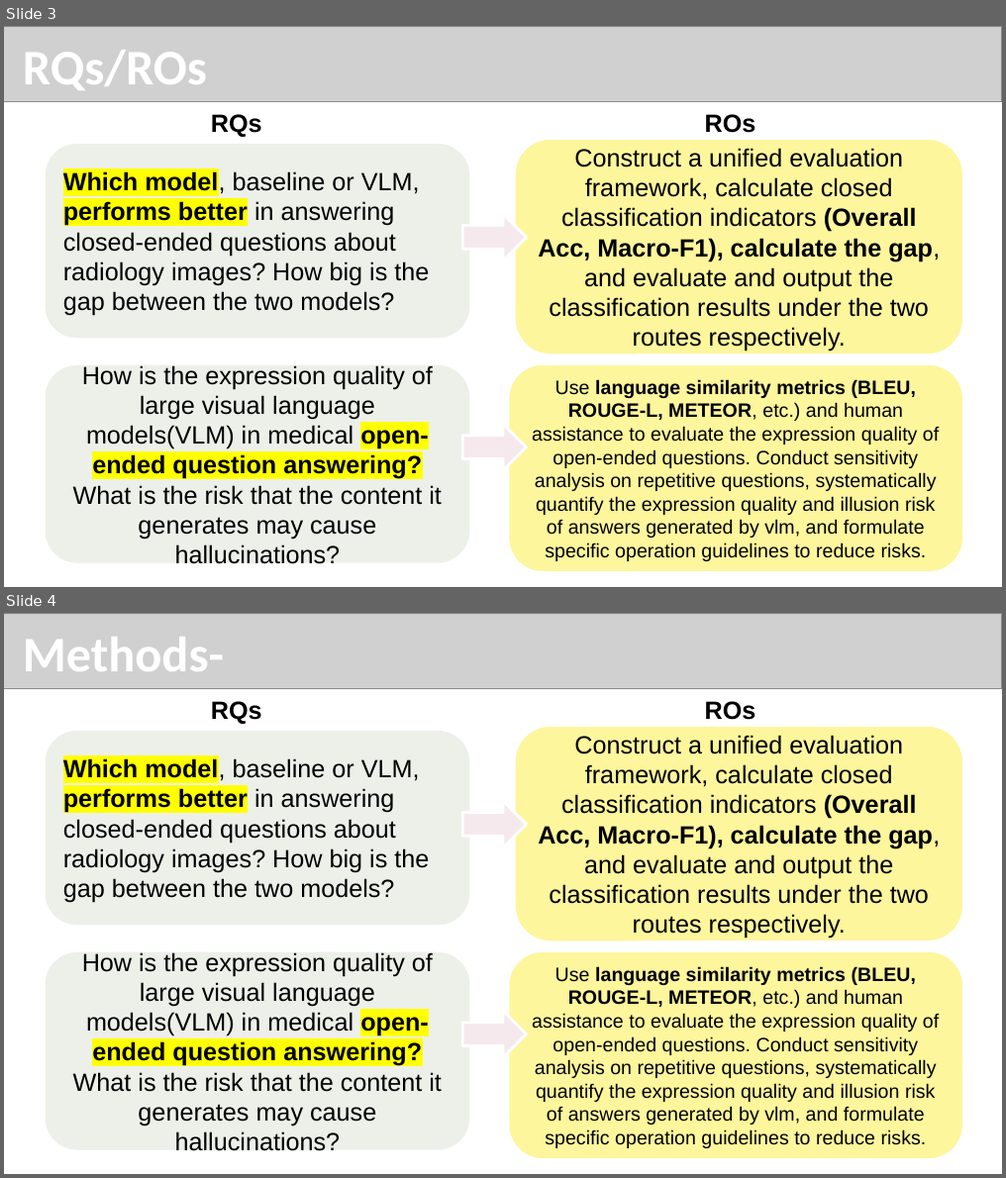
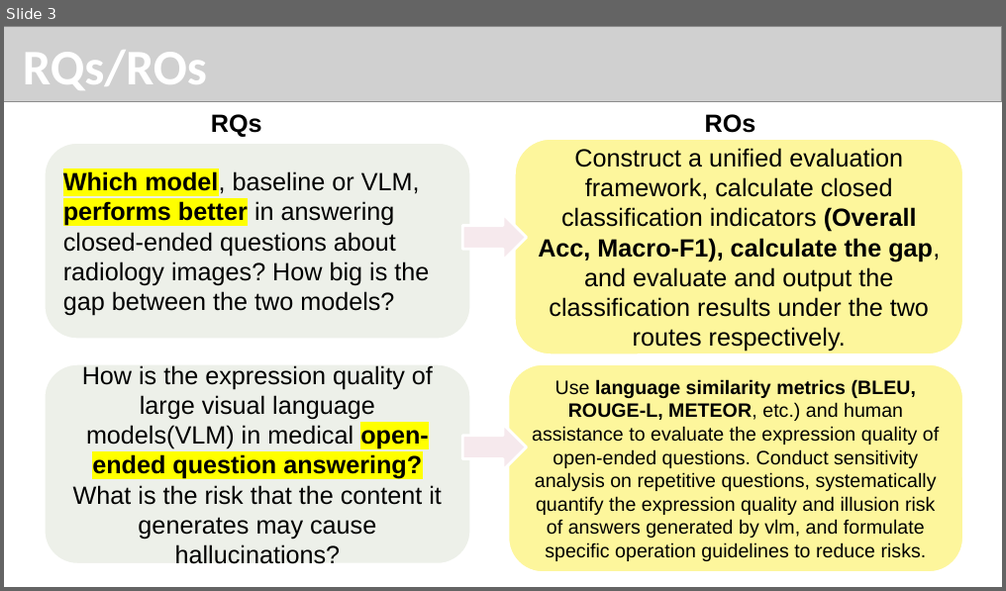
Before and after one commit to zhongjp21-coder/WOA7015_AlternativeAsscement, a slide deck: Report Dir/WOX7001_assignment2_zouting(24201617).pptx. Shown one above the other, each under a label of ours: slides 3 and 4 before the commit, slide 3 after it. The pictures are 1006x1178 and 1006x591 pixels, drawn with LibreOffice and Linux fonts; fonts in the diff are those of the drawing; grey boxes stand for pictures. Boxes give left, top, right and bottom in pixels: in the first picture for what was removed or moved away, otherwise in the second. Text is boxed around its words. In the diff, an @@ line names an element or a change of style, - is before the commit and + after.

```diff
--- a/Report Dir/WOX7001_assignment2_zouting(24201617).pptx
+++ b/Report Dir/WOX7001_assignment2_zouting(24201617).pptx
@@ slide 4 removed at <box>4,613,1002,1174</box>, background #FFFFFF @@
@@ picture removed at <box>4,613,1002,689</box> @@
@@ title removed at <box>23,637,224,671</box> @@
-Methods-
@@ text removed at <box>211,701,262,724</box> @@
-RQs
@@ text removed at <box>705,701,756,720</box> @@
-ROs
@@ rounded rectangle removed at <box>44,730,471,928</box> @@
-Which model, baseline or VLM, performs better in answering closed-ended questions about radiology images? How big is the gap between the two models?
@@ rounded rectangle removed at <box>514,725,963,943</box> @@
-Construct a unified evaluation framework, calculate closed classification indicators (Overall Acc, Macro-F1), calculate the gap, and evaluate and output the classification results under the two routes respectively.
@@ right arrow removed at <box>463,801,527,848</box> @@
@@ rounded rectangle removed at <box>44,952,471,1152</box> @@
-How is the expression quality of large visual language models(VLM) in medical open-ended question answering? What is the risk that the content it generates may cause hallucinations?
@@ rounded rectangle removed at <box>508,952,964,1160</box> @@
-Use language similarity metrics (BLEU, ROUGE-L, METEOR, etc.) and human assistance to evaluate the expression quality of open-ended questions. Conduct sensitivity analysis on repetitive questions, systematically quantify the expression quality and illusion risk of answers generated by vlm, and formulate specific operation guidelines to reduce risks.
@@ right arrow removed at <box>463,1011,527,1059</box> @@
```
Also in this commit, not shown: 5 slides added, 2 other files.
